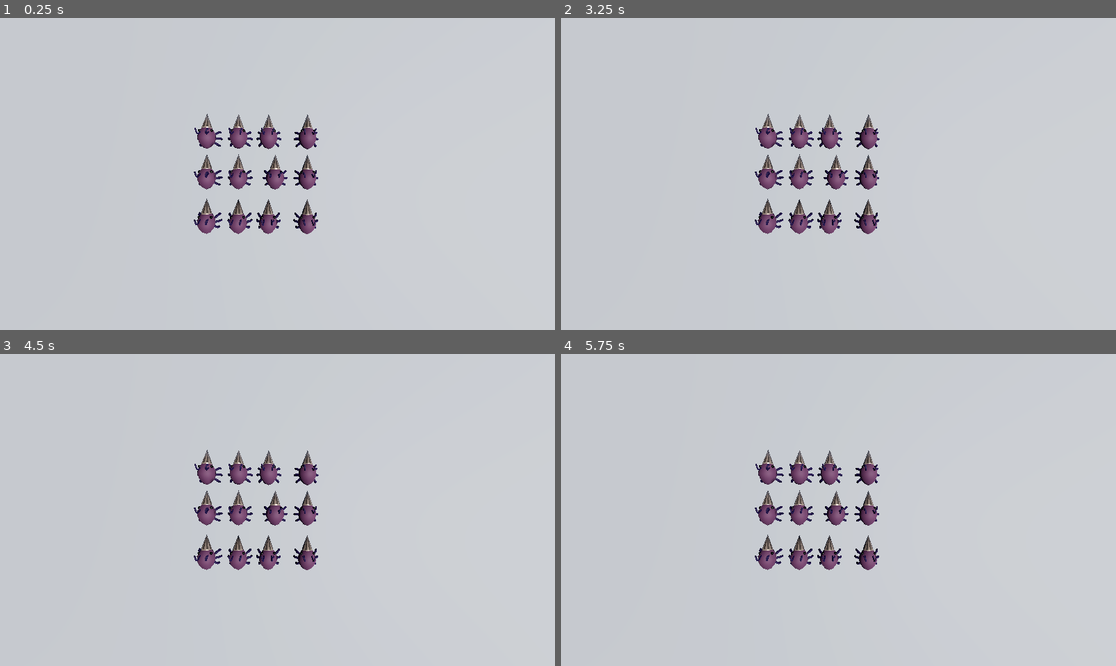
Above: before the commit, frames 1-4 (two rows, left to right).
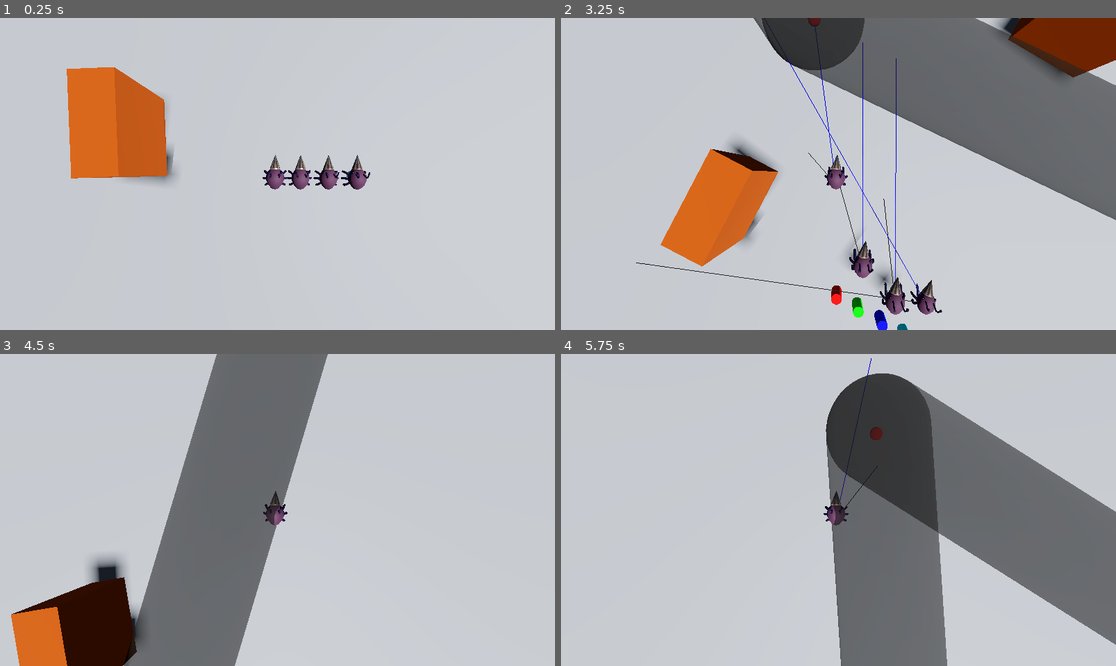
Above: after the commit, the same moments.

Repository: Surresteel/godot_pizza_jam_mar_2026
Game: Godot game, scene res://Scenes/Levels/Drillbug/drillbug_level.tscn
Two runs of this game, one before a commit and one after it. Both use one fixed random seed, a clock stepped at 60 frames per second and the inputs below. This scene is started directly instead of the project's main scene.
Inputs (mouse positions are in pixels of both pictures, inside the frame that each line leads up to):
- Up to frame 1 (0.25 s): no input
- Up to frame 2 (3.25 s): tap Enter at 0.5, 2 s; move the mouse to (960, 158) at 0.52 s; hold D (rightward) 0.53-1.28 s; tap Space (squidward) at 0.6, 1.25, 1.35, 2.1, 2.75, 2.85 s; move the mouse to (727, 189) at 1.27 s; hold S (backward) 1.28-2.03 s; move the mouse to (894, 105) at 2.02 s; hold D (rightward) 2.03-2.78 s; move the mouse to (810, 236) at 2.77 s; hold W (forward) from 2.78 s (still down)
- Up to frame 3 (4.5 s): move the mouse to (444, 556) at 3.52 s; release W (forward) at 3.53 s; hold A (leftward) from 3.53 s (still down); tap Space (squidward) at 3.6, 4.35 s; move the mouse to (111, 463) at 4.27 s
- Up to frame 4 (5.75 s): move the mouse to (866, 510) at 5.02 s; release A (leftward) at 5.03 s; hold S (backward) from 5.03 s (still down); tap Space (squidward) at 5.1 s

The runs differ from the first frame. In frame 1, 9.2% of the frame differs, in the area x 12-67%, y 15-70%; in frame 2, 33%; in frame 3, 26%; in frame 4, 33%, in the area x 34-100%, y 1-100%.
Error before the commit: Parse Error: Too many arguments for "follow_path()" call. Expected at most 3 but received 4. (res://Scripts/Drillbug/drillbug.gd:63)

Commit message:
fixed but broke the path following
confining the normal to the path has just fucked it for some reason

Diff:
--- a/Scenes/Levels/Drillbug/drillbug_level.tscn
+++ b/Scenes/Levels/Drillbug/drillbug_level.tscn
@@ -160,32 +160,32 @@
 [node name="RACEPATH" type="Node3D" parent="."]
 
 [node name="1" parent="RACEPATH" node_paths=PackedStringArray("next_waypoint", "previous_waypoint") instance=ExtResource("3_d5e05")]
-transform = Transform3D(1, 0, 0, 0, 1, 0, 0, 0, 1, 0.21518573, 2.3841858e-07, -0.4762016)
+transform = Transform3D(1, 0, 0, 0, 1, 0, 0, 0, 1, -0.64728284, 2.3841858e-07, -0.38537142)
 next_waypoint = NodePath("../2")
 previous_waypoint = NodePath("../6")
 
 [node name="2" parent="RACEPATH" node_paths=PackedStringArray("next_waypoint", "previous_waypoint") instance=ExtResource("3_d5e05")]
-transform = Transform3D(1, 0, 0, 0, 1, 0, 0, 0, 1, 0.112282544, -5.9604645e-08, -1.291629)
+transform = Transform3D(1, 0, 0, 0, 1, 0, 0, 0, 1, -4.2095747, -5.9604645e-08, -2.167192)
 next_waypoint = NodePath("../3")
 previous_waypoint = NodePath("../1")
 
 [node name="3" parent="RACEPATH" node_paths=PackedStringArray("next_waypoint", "previous_waypoint") instance=ExtResource("3_d5e05")]
-transform = Transform3D(1, 0, 0, 0, 1, 0, 0, 0, 1, -0.484443, 1.1920929e-07, -2.3624408)
+transform = Transform3D(1, 0, 0, 0, 1, 0, 0, 0, 1, -0.5881182, 3.5762787e-07, -4.0454097)
 next_waypoint = NodePath("../4")
 previous_waypoint = NodePath("../2")
 
 [node name="4" parent="RACEPATH" node_paths=PackedStringArray("next_waypoint", "previous_waypoint") instance=ExtResource("3_d5e05")]
-transform = Transform3D(1, 0, 0, 0, 1, 0, 0, 0, 1, -1.8493123, 0, -1.6775624)
+transform = Transform3D(1, 0, 0, 0, 1, 0, 0, 0, 1, 1.0245708, 0, -2.0456803)
 next_waypoint = NodePath("../5")
 previous_waypoint = NodePath("../3")
 
 [node name="5" parent="RACEPATH" node_paths=PackedStringArray("next_waypoint", "previous_waypoint") instance=ExtResource("3_d5e05")]
-transform = Transform3D(1, 0, 0, 0, 1, 0, 0, 0, 1, -1.6463937, 0, -0.34962133)
+transform = Transform3D(1, 0, 0, 0, 1, 0, 0, 0, 1, 2.374978, 0, -1.9333696)
 next_waypoint = NodePath("../6")
 previous_waypoint = NodePath("../4")
 
 [node name="6" parent="RACEPATH" node_paths=PackedStringArray("next_waypoint", "previous_waypoint") instance=ExtResource("3_d5e05")]
-transform = Transform3D(1, 0, 0, 0, 1, 0, 0, 0, 1, -0.5662845, 0, 0.4008935)
+transform = Transform3D(1, 0, 0, 0, 1, 0, 0, 0, 1, 2.9313412, 0, -0.67495996)
 next_waypoint = NodePath("../1")
 previous_waypoint = NodePath("../5")
 
--- a/Scripts/Drillbug/drillbug.gd
+++ b/Scripts/Drillbug/drillbug.gd
@@ -55,12 +55,8 @@
 	var new_velocity :Vector3 = Vector3.ZERO
 	var min_speed: float = max_speed * 0.7
 
-	#steering to stay aligned with an arbitary path
-	var start_pos := race_waypoints[(current_waypoint-1+race_waypoints.size())%race_waypoints.size()].global_position
-	var end_pos := race_waypoints[current_waypoint].global_position
-
-
-	new_velocity += steering_behaviour.follow_path(velocity, start_pos,end_pos,length) * delta
+	#steering to stay aligned with a path
+	new_velocity += steering_behaviour.follow_path(velocity, race_waypoints, length) * delta
 
 	#steering to avoid other drillbugs
 	new_velocity += steering_behaviour.seperate(drillbugs,velocity) * delta
--- a/Scripts/Drillbug/steering_behaviour.gd
+++ b/Scripts/Drillbug/steering_behaviour.gd
@@ -30,8 +30,8 @@
 ## Steering Force
 func get_steering_force(target: Vector3, current_velocity: Vector3) -> Vector3:
 	var steering_force: Vector3 = (_get_desired_velocity(target) - current_velocity).limit_length(max_force)
-	_render_line(steering_force,steering_line,Color.BLUE)
-	_render_line(current_velocity,velocity_line,Color.GREEN)
+	#_render_line(steering_force,steering_line,Color.BLUE)
+	#_render_line(current_velocity,velocity_line,Color.GREEN)
 	return steering_force
 
 func _get_desired_velocity(target: Vector3) -> Vector3:
@@ -45,13 +45,15 @@
 func get_normal_from_path(start_pos: Vector3, end_pos: Vector3, future_pos: Vector3) -> Vector3:
 	var a: Vector3 = future_pos - start_pos
 	var b: Vector3 = end_pos - start_pos
-	b = b.normalized()
-	b = b * (a.dot(b))
-	if b.length() > (end_pos - start_pos).length():
-		b = end_pos - start_pos
-	elif b.length() < 0:
-		b = start_pos
-	return start_pos + b
+	var normal := b.normalized()
+	normal *= (a.dot(normal))
+
+	var anormal := start_pos.distance_to(normal + start_pos)
+	var bnormal := (normal + start_pos).distance_to(end_pos)
+
+	if anormal + bnormal > start_pos.distance_to(end_pos):
+		normal = end_pos - start_pos
+	return start_pos + normal
 
 
 func follow_path(current_velcoity: Vector3, path: Array[WayPoint], length: float) -> Vector3:
@@ -59,7 +61,7 @@
 	var closest_point_distance: float = 69420.0
 	var target_pos: Vector3
 	var normal_pos: Vector3
-	var distance: float
+	var future_pos:= get_future_pos(current_velcoity)
 
 	var start_pos: Vector3
 	var end_pos: Vector3
@@ -69,25 +71,25 @@
 		start_pos = points.Start_wayPoint.global_position
 		end_pos = points.next_waypoint.global_position
 
-		var future_pos:= get_future_pos(current_velcoity)
 		normal_pos = get_normal_from_path(start_pos,end_pos,future_pos)
 
-		distance = future_pos.distance_to(normal_pos)
+		var distance: float = future_pos.distance_to(normal_pos)
 
 		if distance < closest_point_distance:
 			closest_point_distance = distance
-			target_pos = normal_pos
+			target_pos = (normal_pos + ((end_pos - start_pos).normalized() * length))
 
-	if distance > path_radius:
-		target_pos = (normal_pos + ((end_pos - start_pos).normalized() * length))
-
+	if closest_point_distance > path_radius:
 		var steer := get_steering_force(target_pos,current_velcoity)
-		steer = steer * (2 - path_radius/distance) #scale the force by 1-2 based on how far off the path they are
-		_render_line(steer,path_line,Color.BLACK)
-		_render_line(normal_pos - global_position,futurenormal_line,Color.CYAN)
-		_render_line(current_velcoity,velocity_line,Color.GREEN)
+		#scale the force by how far off the path they are
+		steer = steer * (5 * (1 - path_radius/closest_point_distance))
+		_render_line(steer,path_line,Color.RED)
+		_render_line(target_pos - global_position,futurenormal_line,Color.BLUE)
+		#_render_line(current_velcoity,velocity_line,Color.GREEN)
 		return steer
 	else:
+		path_line.clear_surfaces()
+		futurenormal_line.clear_surfaces()
 		return Vector3.ZERO
 
 
@@ -115,9 +117,8 @@
 		var steer := sum - current_velcoity
 		steer = Vector3(steer.x,0,steer.z)
 		steer = steer.limit_length(max_force*0.5)
-		_render_line(steer,seperation_line,Color.RED)
+		#_render_line(steer,seperation_line,Color.RED)
 		return steer
-	_render_line(Vector3(0,5,0),seperation_line,Color.RED)
 	return Vector3.ZERO
 
 
--- a/Scripts/waypoint/Path Visuliser.gd
+++ b/Scripts/waypoint/Path Visuliser.gd
@@ -10,8 +10,9 @@
 	if Engine.is_editor_hint():
 		pivot.add_child(path_mesh)
 	else:
-		if path_mesh != null:
-			path_mesh.queue_free()
+		pivot.add_child(path_mesh)
+		#if path_mesh != null:
+			#path_mesh.queue_free()
 
 func create_path_visual(path_radius: float, path_start: Vector3, path_end: Vector3) -> void:
 	path_mesh.mesh = CapsuleMesh.new()
--- a/Scripts/waypoint/waypoint.gd
+++ b/Scripts/waypoint/waypoint.gd
@@ -21,7 +21,8 @@
 			updated.connect(previous_waypoint._create_new_path_visual)
 		_create_new_path_visual()
 	else:
-		Start_wayPoint.set_notify_transform(false)
+		#Start_wayPoint.set_notify_transform(false)
+		_create_new_path_visual()
 
 
 func _notification(what: int) -> void:
